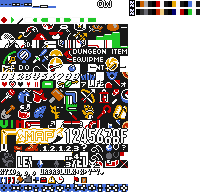
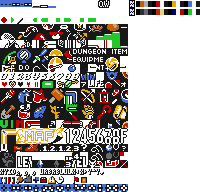
Before/after of a (200, 192) layered artwork. What changed in the layer stack:
painted on "Pasted Layer" over (x1=97, y1=0, x2=126, y2=151)
